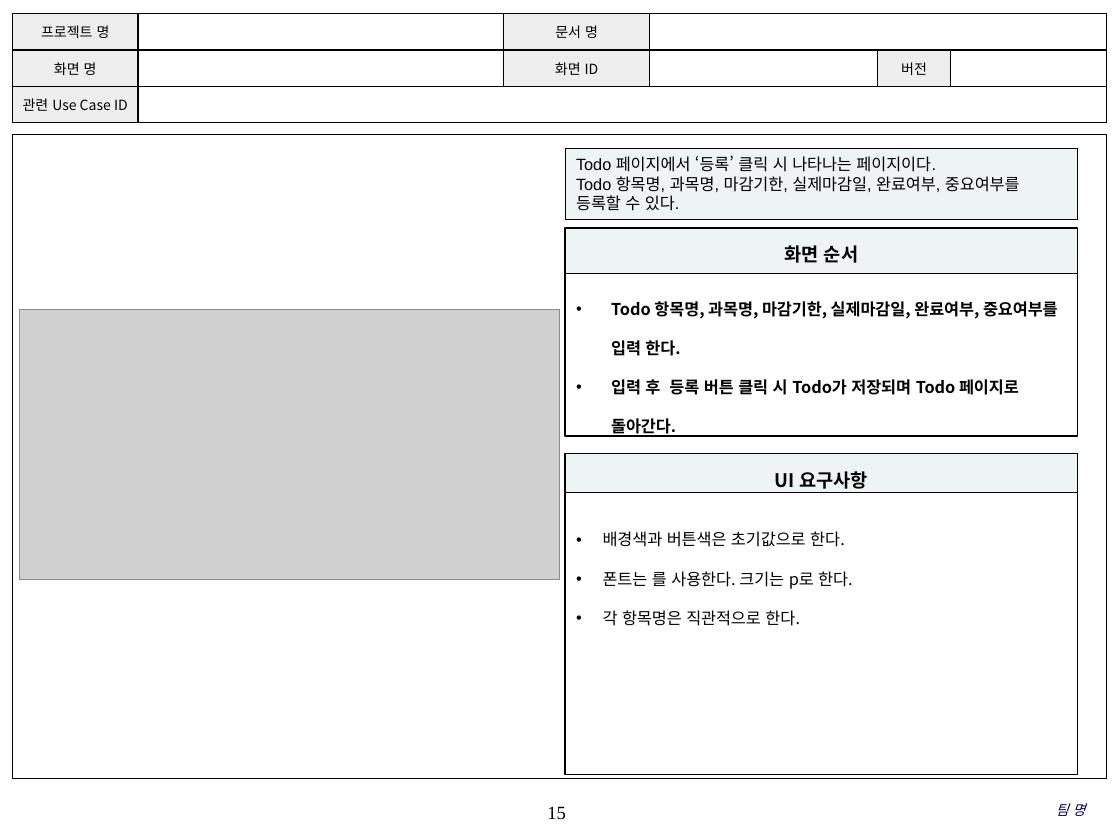
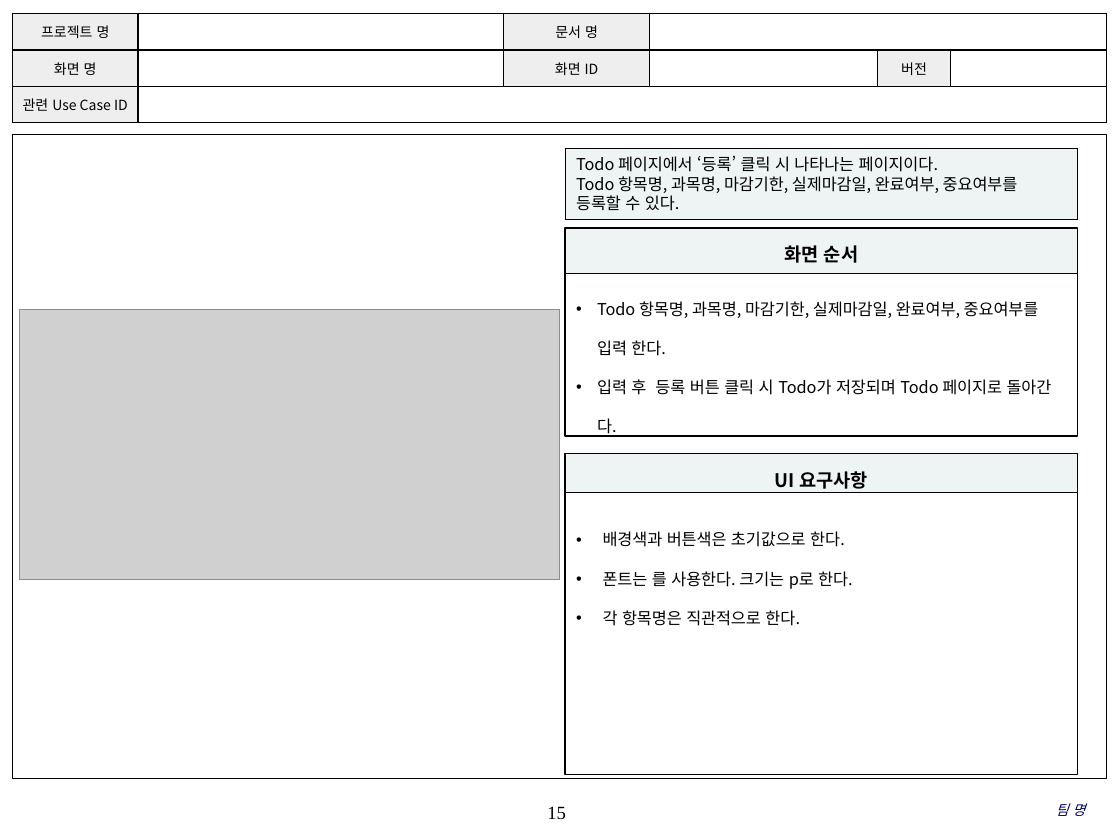
Before and after one commit to SE-admin/7, a slide deck: slide 15 of doc/3_ 설계서/UI Design Template.pptx. Drawn at 1120x840 pixels with LibreOffice and Linux fonts; fonts in the diff are those of the drawing; grey boxes stand for pictures; background and template pictures are left out. Boxes give left, top, right and bottom in pixels: in the first picture for what was removed or moved away, otherwise in the second. Text is boxed around its words. In the diff, an @@ line names an element or a change of style, - is before the commit and + after.

Commit message:
UI Design Template|doc|오타수정

```diff
--- a/doc/3_ 설계서/UI Design Template.pptx
+++ b/doc/3_ 설계서/UI Design Template.pptx
@@ rectangle "Todo 페이지에서 ‘등록’ 클릭 시 ..." at [566, 149, 1079, 220]: font Arial to Noto Sans CJK KR @@
@@ text "Todo 항목명, 과목명, 마감기한, 실제마감일, ..." at [597, 301, 1052, 437]: bold off; indent changed @@
```
Also in this commit, not shown: 8 other slides changed.
